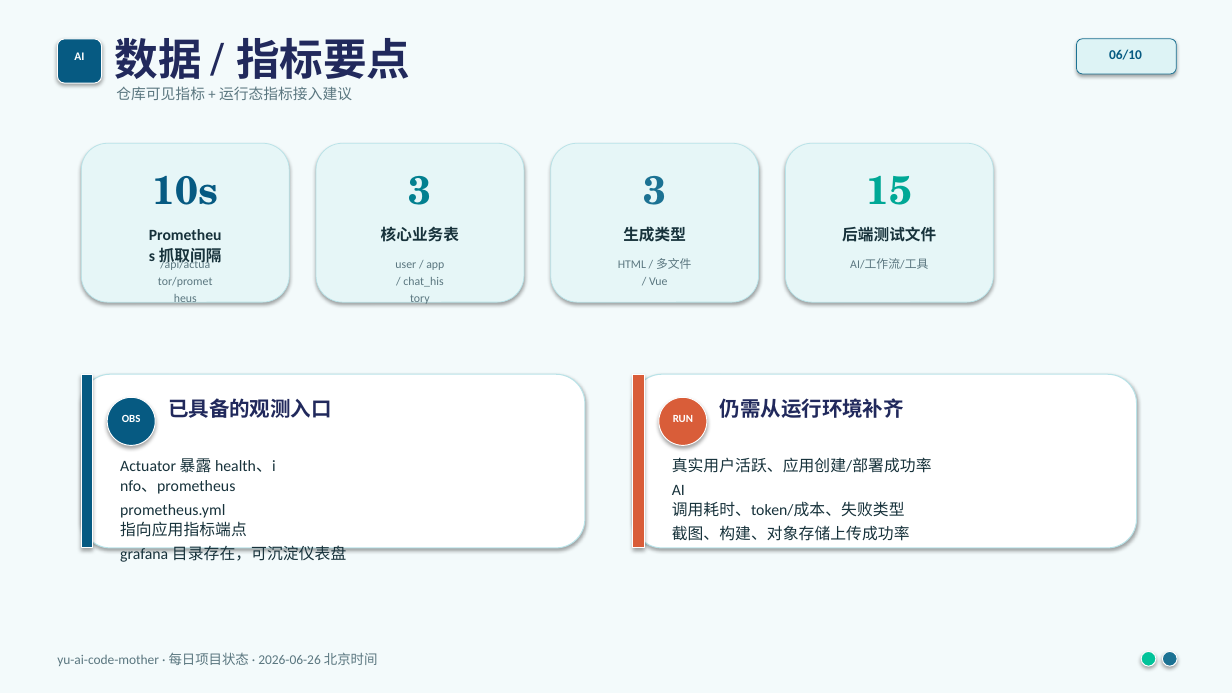
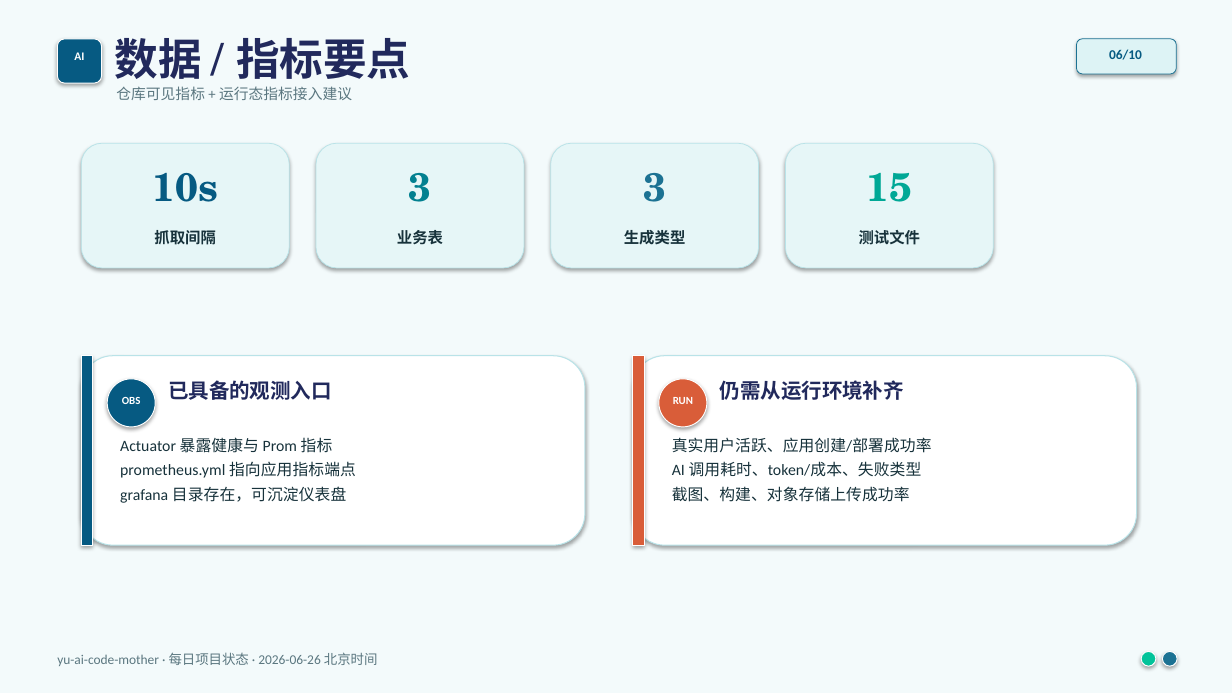
Before and after one commit to liyupi/yu-ai-code-mother, a slide deck: slide 6 of docs/reports/project-status-2026-06-26.pptx. Drawn at 1232x693 pixels with LibreOffice and Linux fonts; fonts in the diff are those of the drawing. Boxes give left, top, right and bottom in pixels: in the first picture for what was removed or moved away, otherwise in the second. Text is boxed around its words. In the diff, an @@ line names an element or a change of style, - is before the commit and + after.

```diff
--- a/docs/reports/project-status-2026-06-26.pptx
+++ b/docs/reports/project-status-2026-06-26.pptx
@@ rounded rectangle: place and size @@
-rounded rectangle at [81, 143, 289, 302]
+rounded rectangle at [81, 143, 289, 268]
@@ rounded rectangle: place and size @@
-rounded rectangle at [316, 143, 524, 302]
+rounded rectangle at [316, 143, 524, 268]
@@ rounded rectangle: place and size @@
-rounded rectangle at [551, 143, 759, 302]
+rounded rectangle at [551, 143, 759, 268]
@@ rounded rectangle: place and size @@
-rounded rectangle at [786, 143, 994, 302]
+rounded rectangle at [786, 143, 994, 268]
@@ text at [154, 230, 216, 245]: text changed; size 12.2 to 12 pt @@
-Prometheu
-s 抓取间隔
+抓取间隔
@@ text at [397, 230, 443, 244]: text changed; size 12.2 to 12 pt @@
-核心业务表
+业务表
@@ text "生成类型" at [624, 230, 686, 244]: size 12.2 to 12 pt; less space between paragraphs @@
@@ text at [859, 230, 921, 245]: text changed; size 12.2 to 12 pt @@
-后端测试文件
+测试文件
@@ text removed at [158, 258, 213, 302] @@
-/api/actua
-tor/promet
-heus
@@ text removed at [395, 262, 444, 304] @@
-user / app
-/ chat_his
-tory
@@ text removed at [618, 258, 692, 285] @@
-HTML / 多文件
-/ Vue
@@ text removed at [850, 258, 928, 269] @@
-AI/工作流/工具
@@ rounded rectangle: place and size @@
-rounded rectangle at [81, 374, 585, 548]
+rounded rectangle at [81, 356, 585, 545]
@@ rectangle: place and size @@
-rectangle at [81, 374, 92, 548]
+rectangle at [81, 356, 92, 545]
@@ rounded rectangle: place and size @@
-rounded rectangle at [633, 374, 1137, 548]
+rounded rectangle at [633, 356, 1137, 545]
@@ rectangle: place and size @@
-rectangle at [633, 374, 644, 548]
+rectangle at [633, 356, 644, 545]
@@ 4 texts, 2 ellipses: place and size @@
-4 texts, 2 ellipses at [107, 397, 904, 445]
+4 texts, 2 ellipses at [107, 379, 904, 427]
@@ less space between paragraphs in 8 elements at [643, 173, 666, 202], [153, 173, 218, 202], [409, 173, 432, 202], [867, 173, 913, 202], [122, 397, 141, 404], [168, 380, 332, 400], [673, 397, 693, 404], [720, 380, 904, 400] @@
@@ text "Actuator 暴露健康与 Prom 指标": place and size @@
-text "Actuator 暴露健康与 Prom 指标" at [120, 458, 346, 562]
+text "Actuator 暴露健康与 Prom 指标" at [120, 437, 356, 503]
@@ text at [120, 437, 356, 478]: text changed @@
-Actuator 暴露 health、i
-nfo、prometheus
-prometheus.yml
-指向应用指标端点
+Actuator 暴露健康与 Prom 指标
+prometheus.yml 指向应用指标端点
@@ text "真实用户活跃、应用创建/部署成功率": place and size @@
-text "真实用户活跃、应用创建/部署成功率" at [672, 457, 932, 541]
+text "真实用户活跃、应用创建/部署成功率" at [672, 437, 932, 502]
@@ text at [672, 461, 922, 477]: text changed @@
-AI
-调用耗时、token/成本、失败类型
+AI 调用耗时、token/成本、失败类型
```
Also in this commit, not shown: 9 other slides changed.
